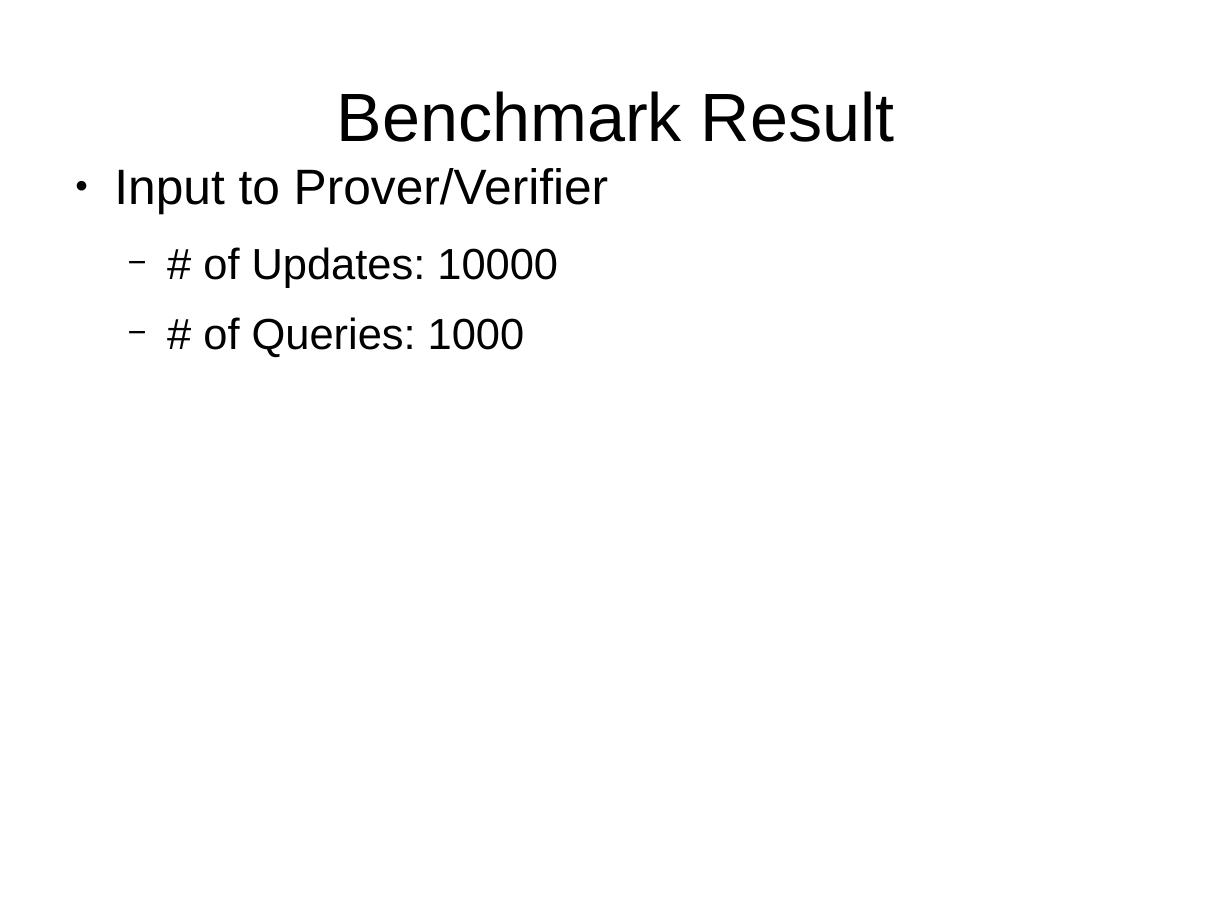
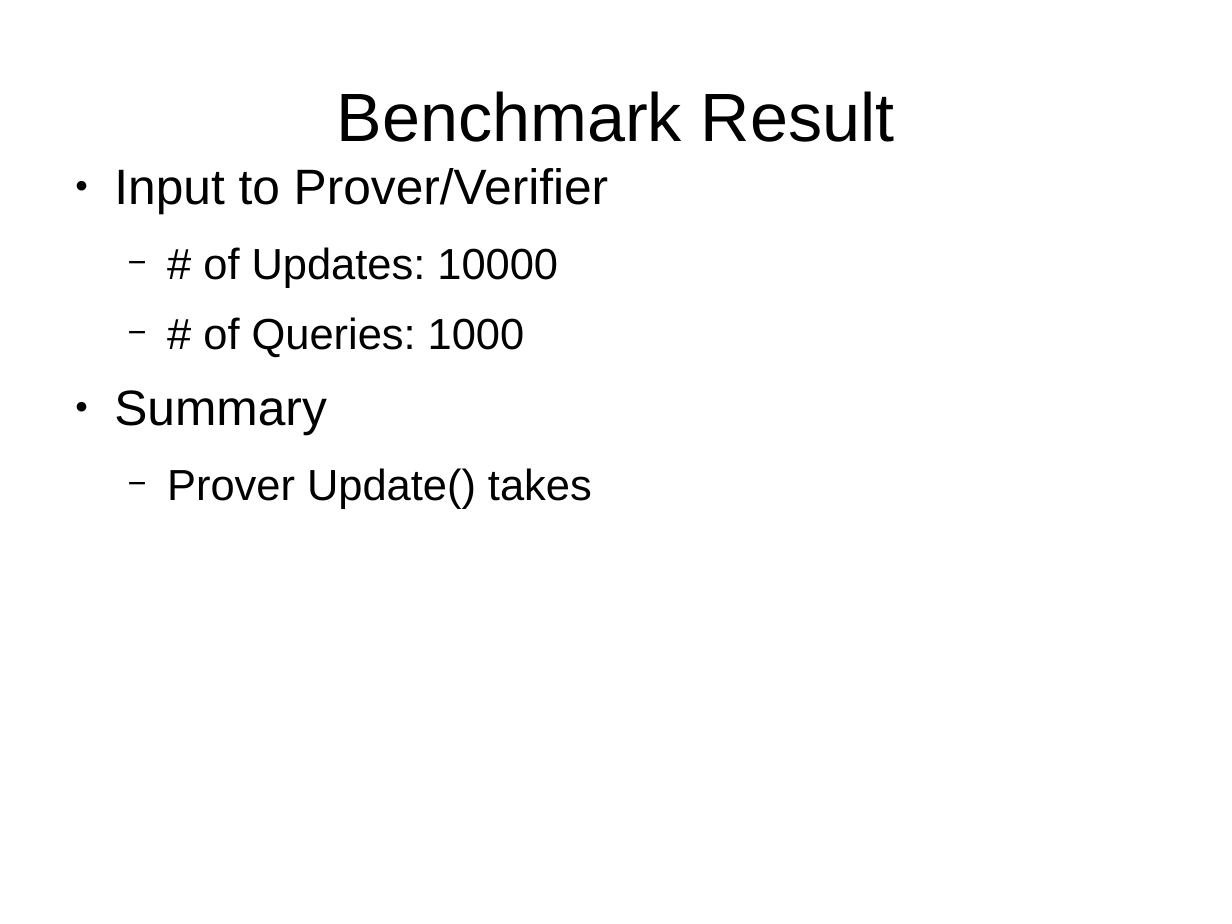
Before and after one commit to yspark/GoogleAnalytics, a slide deck: slide 2 of docs/benchmark/benchmark.odp. Drawn at 1232x924 pixels with LibreOffice and Linux fonts; fonts in the diff are those of the drawing. Boxes give left, top, right and bottom in pixels: in the first picture for what was removed or moved away, otherwise in the second. Text is boxed around its words. In the diff, an @@ line names an element or a change of style, - is before the commit and + after.

Commit message:
benchmark update

```diff
--- a/docs/benchmark/benchmark.odp
+++ b/docs/benchmark/benchmark.odp
@@ text at [114,390,592,509]: paragraphs added @@
+● Summary
+  − Prover Update() takes
```
Also in this commit, not shown: 2 slides added, 1 other file.
